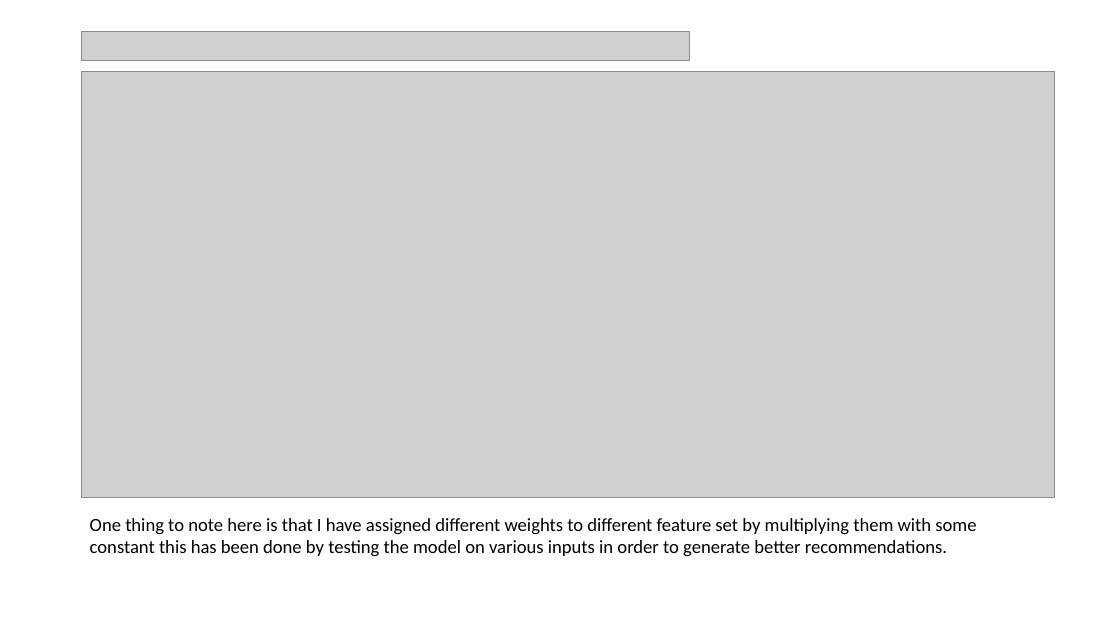
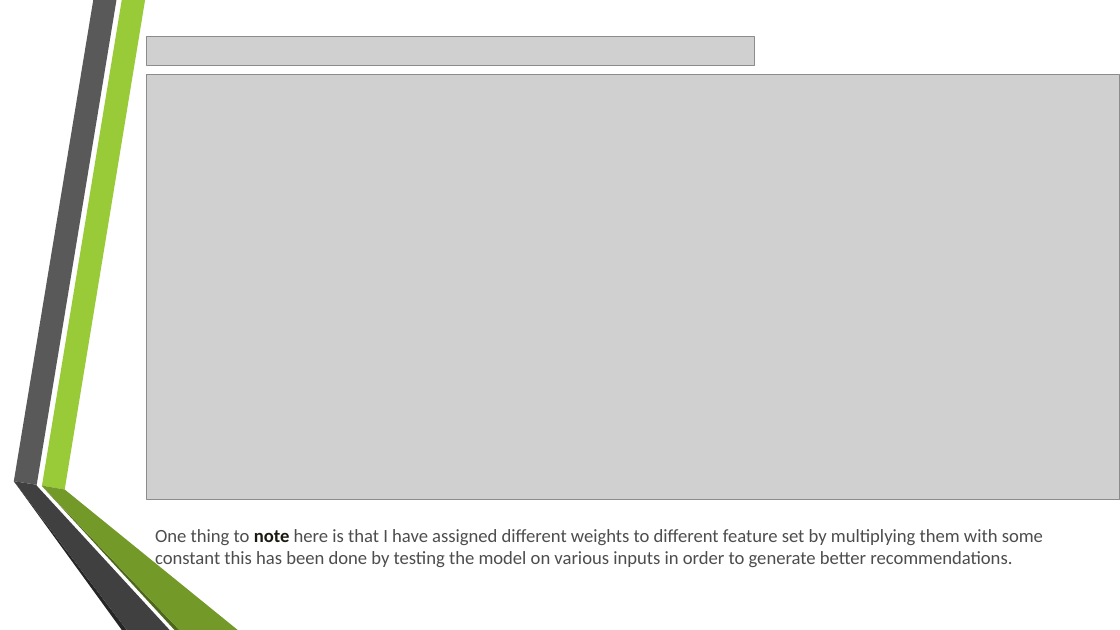
Before and after one commit to singharsh10/Music_Recommendation_System, a slide deck: slide 11 of Music_Recommendation_System.pptx. Drawn at 1120x630 pixels with LibreOffice and Linux fonts; fonts in the diff are those of the drawing; grey boxes stand for pictures; background and template pictures are left out. Boxes give left, top, right and bottom in pixels: in the first picture for what was removed or moved away, otherwise in the second. Text is boxed around its words. In the diff, an @@ line names an element or a change of style, - is before the commit and + after.

```diff
--- a/Music_Recommendation_System.pptx
+++ b/Music_Recommendation_System.pptx
@@ picture: place and size @@
-picture at box(82, 32, 689, 60)
+picture at box(147, 36, 755, 65)
@@ picture: place and size @@
-picture at box(82, 71, 1054, 497)
+picture at box(147, 74, 1120, 500)
@@ group added at box(13, 0, 238, 630): 6 freeform shapes @@
@@ text "One thing to note here ...": place and size @@
-text "One thing to note here ..." at box(90, 518, 976, 557)
+text "One thing to note here ..." at box(155, 529, 1043, 570)
@@ text "One thing to note here ..." at box(155, 529, 1043, 570): text colour #000000 to #4D4D4D; text colour #000000 to #1B1A10, bold on in "note" @@
```
Also in this commit, not shown: 14 other slides changed, 1 slide added, 1 slide removed.
